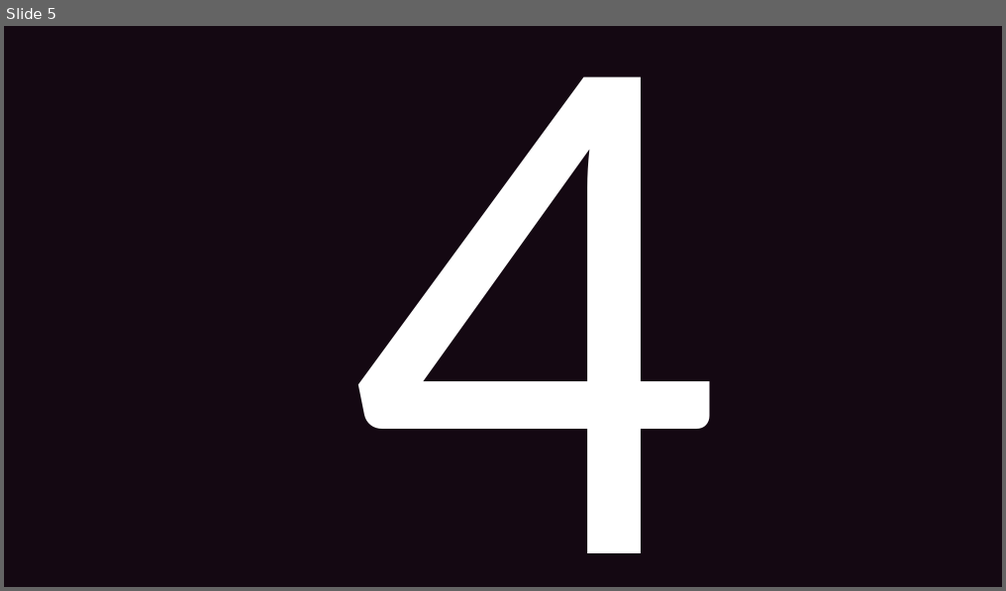
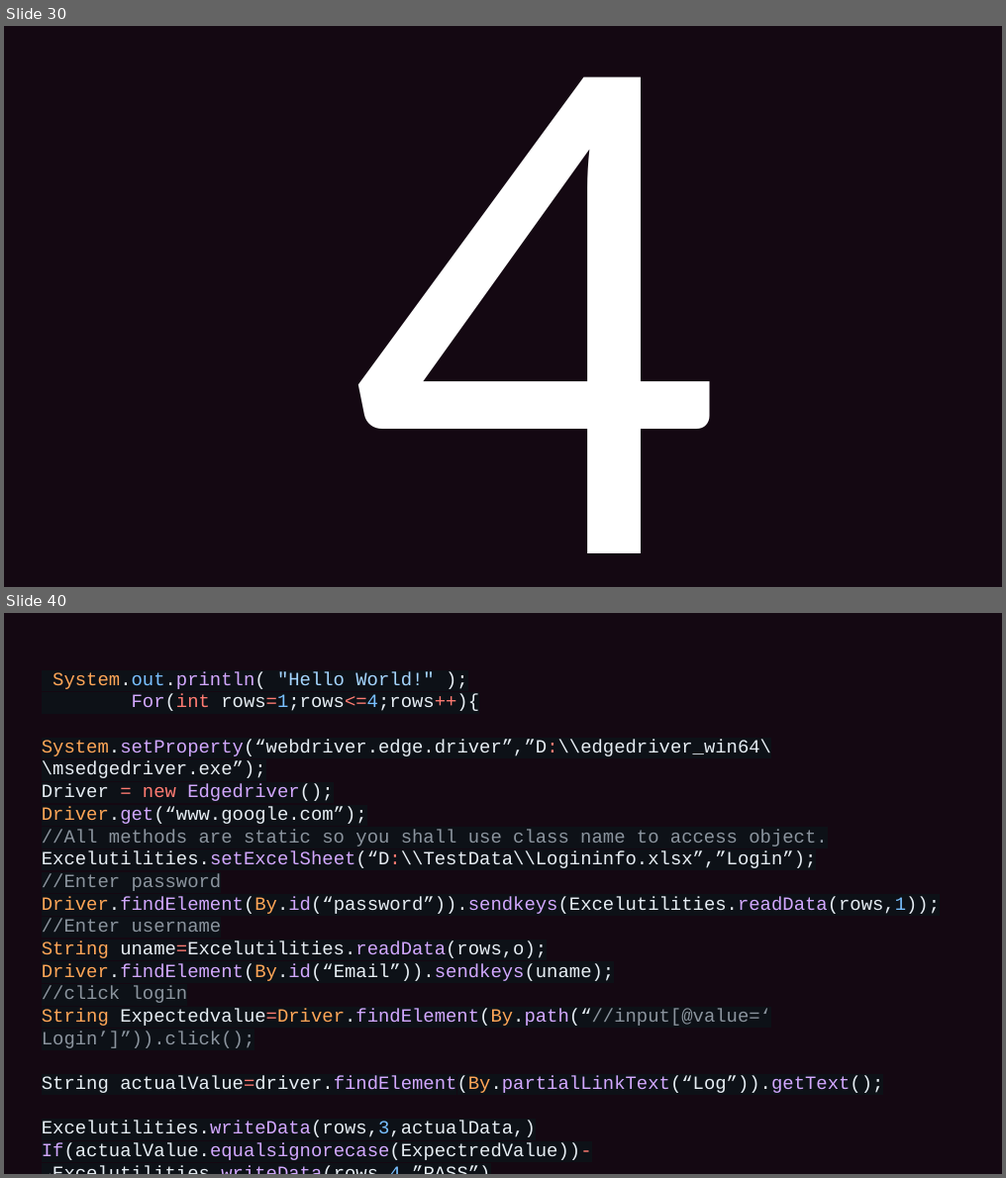
Before and after one commit to Ajin007/IRC_Docs, a slide deck: Students PPT.pptx. Shown one above the other, each under a label of ours: slide 5 before the commit, slides 30 and 40 after it; the slides between them are not shown. The pictures are 1006x591 and 1006x1178 pixels, drawn with LibreOffice and Linux fonts; fonts in the diff are those of the drawing. Boxes give left, top, right and bottom in pixels: in the first picture for what was removed or moved away, otherwise in the second. Text is boxed around its words. In the diff, an @@ line names an element or a change of style, - is before the commit and + after.

```diff
--- a/Students PPT.pptx
+++ b/Students PPT.pptx
@@ slide 40 added at (x1=4, y1=613, x2=1002, y2=1174), background #140812 @@
@@ text added at (x1=42, y1=672, x2=940, y2=1160), 18 pt, text #E6EDF3 @@
+System.out.println( "Hello World!" );
+For(int rows=1;rows<=4;rows++){
+System.setProperty(“webdriver.edge.driver”,”D:\\edgedriver_win64\\msedgedriver.exe”);
+Driver = new Edgedriver();
+Driver.get(“www.google.com”);
+//All methods are static so you shall use class name to access object.
+Excelutilities.setExcelSheet(“D:\\TestData\\Logininfo.xlsx”,”Login”);
+//Enter password
+Driver.findElement(By.id(“password”)).sendkeys(Excelutilities.readData(rows,1));
+//Enter username
+String uname=Excelutilities.readData(rows,o);
+Driver.findElement(By.id(“Email”)).sendkeys(uname);
+//click login
+String Expectedvalue=Driver.findElement(By.path(“//input[@value=‘ Login’]”)).click();
+String actualValue=driver.findElement(By.partialLinkText(“Log”)).getText();
+Excelutilities.writeData(rows,3,actualData,)
+If(actualValue.equalsignorecase(ExpectredValue))-→Excelutilities.writeData(rows,4,”PASS”)
+}
@@ what was slide 5 is now slide 30 @@
```
Also in this commit, not shown: 8 slides changed, 32 other slides added, 1 slide removed.
